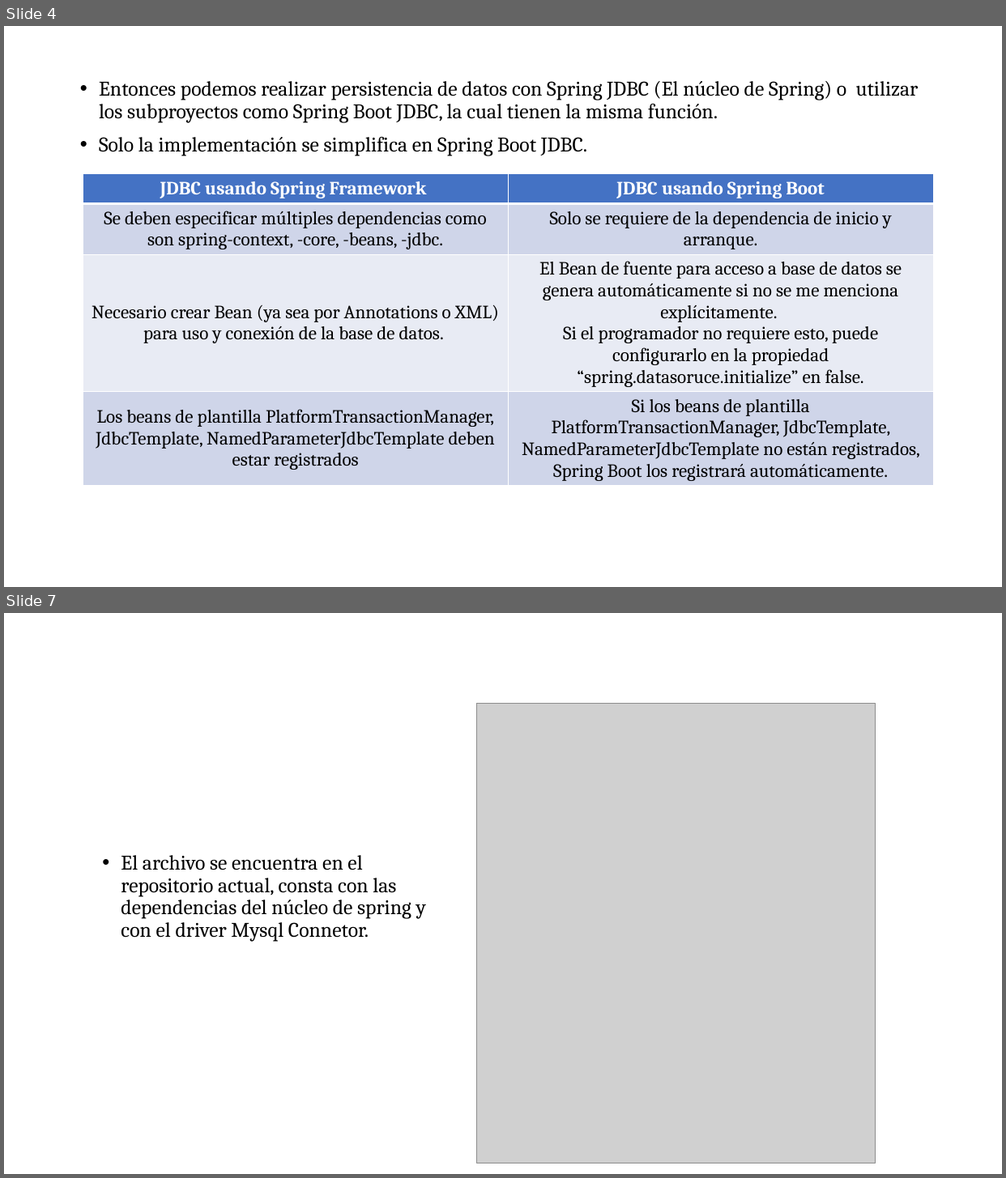
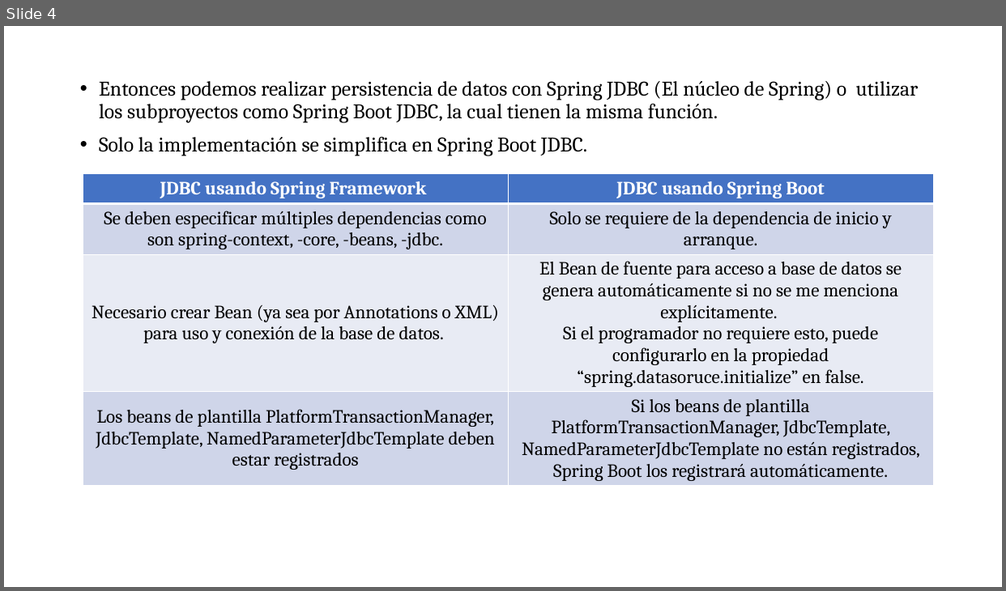
Before and after one commit to soycperez/persistencia-spring-framework, a slide deck: Persistencia con JDBC.pptx. Shown one above the other, each under a label of ours: slides 4 and 7 before the commit, slide 4 after it; the slides between them are not shown. The pictures are 1006x1178 and 1006x591 pixels, drawn with LibreOffice and Linux fonts; fonts in the diff are those of the drawing; grey boxes stand for pictures; background and template pictures are left out. Boxes give left, top, right and bottom in pixels: in the first picture for what was removed or moved away, otherwise in the second. Text is boxed around its words. In the diff, an @@ line names an element or a change of style, - is before the commit and + after.

```diff
--- a/Persistencia con JDBC.pptx
+++ b/Persistencia con JDBC.pptx
@@ slide 7 removed at box(4, 613, 1002, 1174), background picture (left out) @@
@@ picture removed at box(476, 703, 875, 1163) @@
@@ text removed at box(121, 855, 426, 942) @@
-• El archivo se encuentra en el repositorio actual, consta con las dependencias del núcleo de spring y con el driver Mysql Connetor.
```
Also in this commit, not shown: 3 slides changed, 5 slides added.
